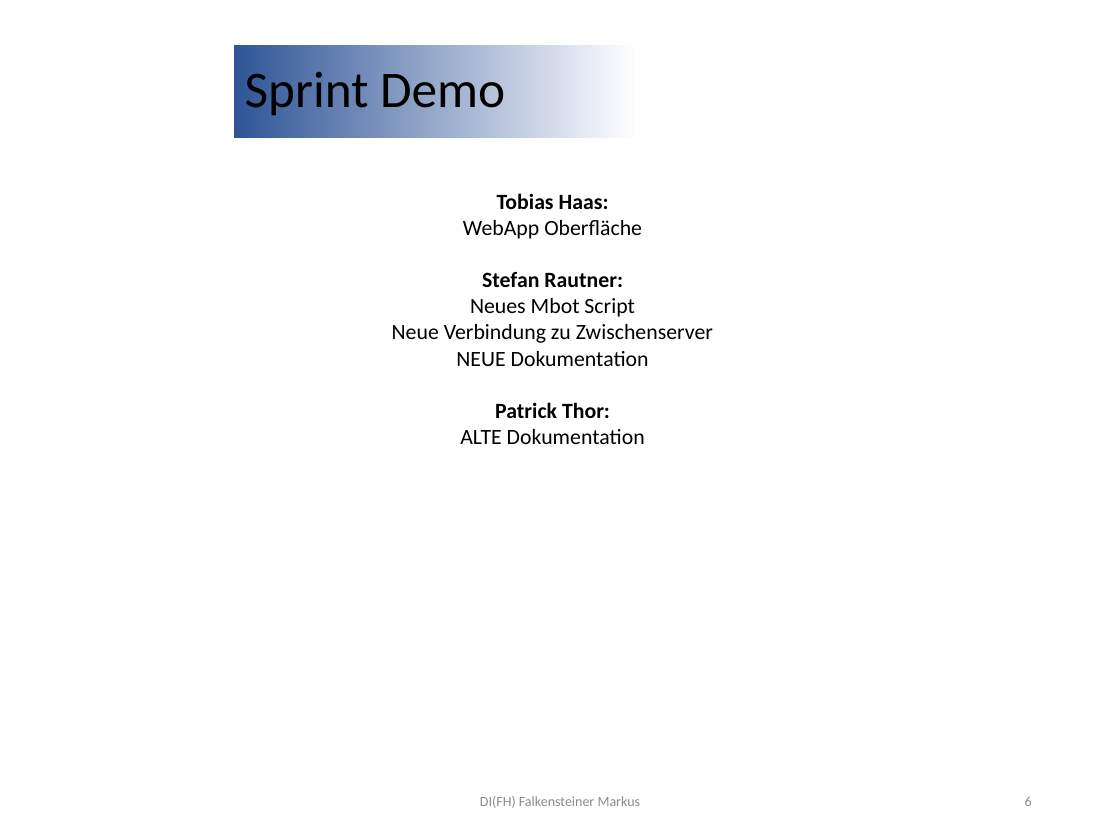
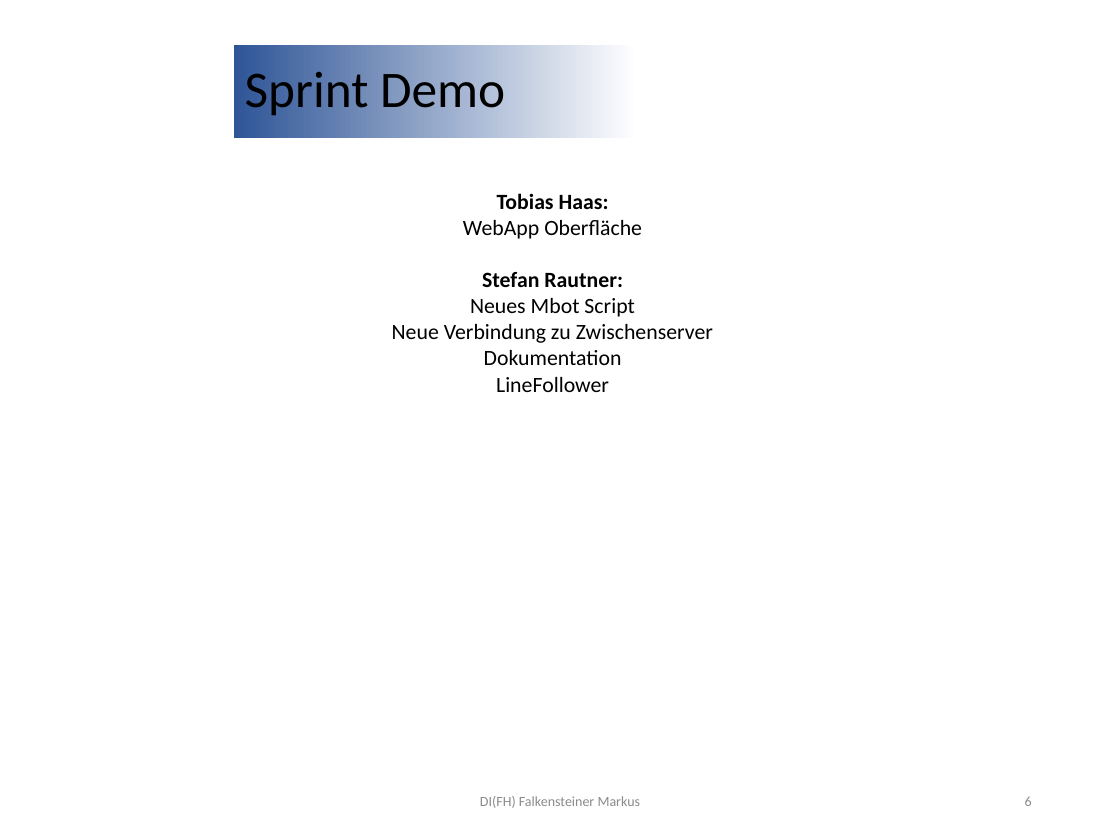
Before and after one commit to Mbot2-Group5/Dokumente, a slide deck: slide 6 of SprintReview-5.pptx. Drawn at 1120x840 pixels with LibreOffice and Linux fonts; fonts in the diff are those of the drawing; background and template pictures are left out. Boxes give left, top, right and bottom in pixels: in the first picture for what was removed or moved away, otherwise in the second. Text is boxed around its words. In the diff, an @@ line names an element or a change of style, - is before the commit and + after.

Commit message:
Update Sprint 5

```diff
--- a/SprintReview-5.pptx
+++ b/SprintReview-5.pptx
@@ text at box(484, 350, 622, 392): text changed @@
-NEUE Dokumentation
-Patrick Thor:
-ALTE Dokumentation
+Dokumentation
+LineFollower
```
Also in this commit, not shown: 4 other slides changed, 1 other file.
